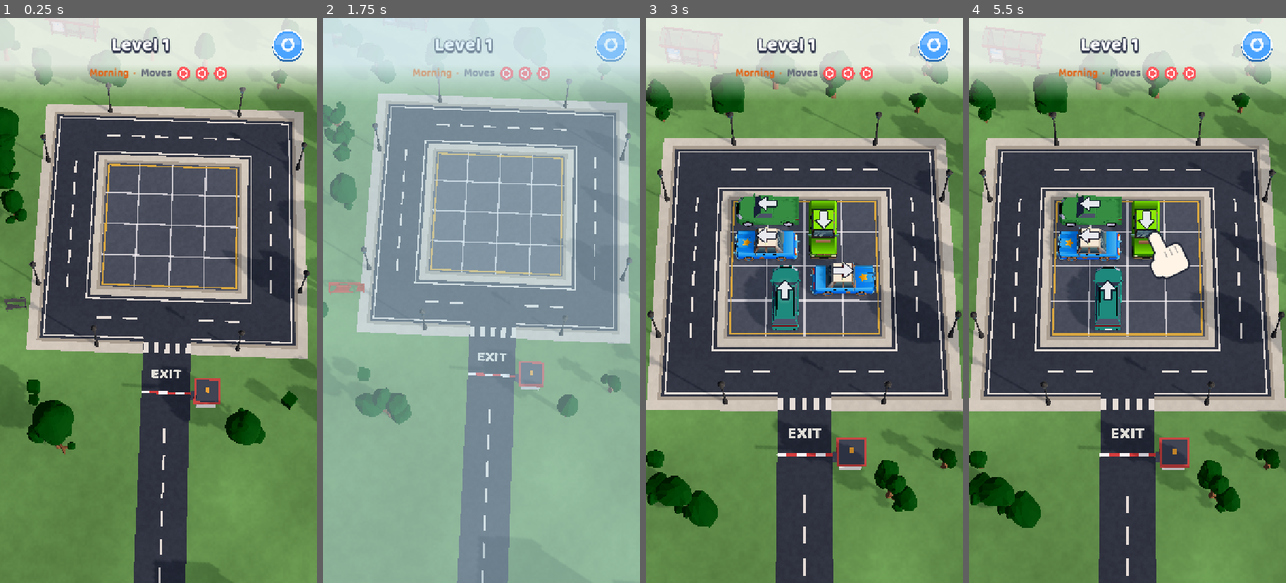
Above: before the commit, frames 1-4 (left to right).
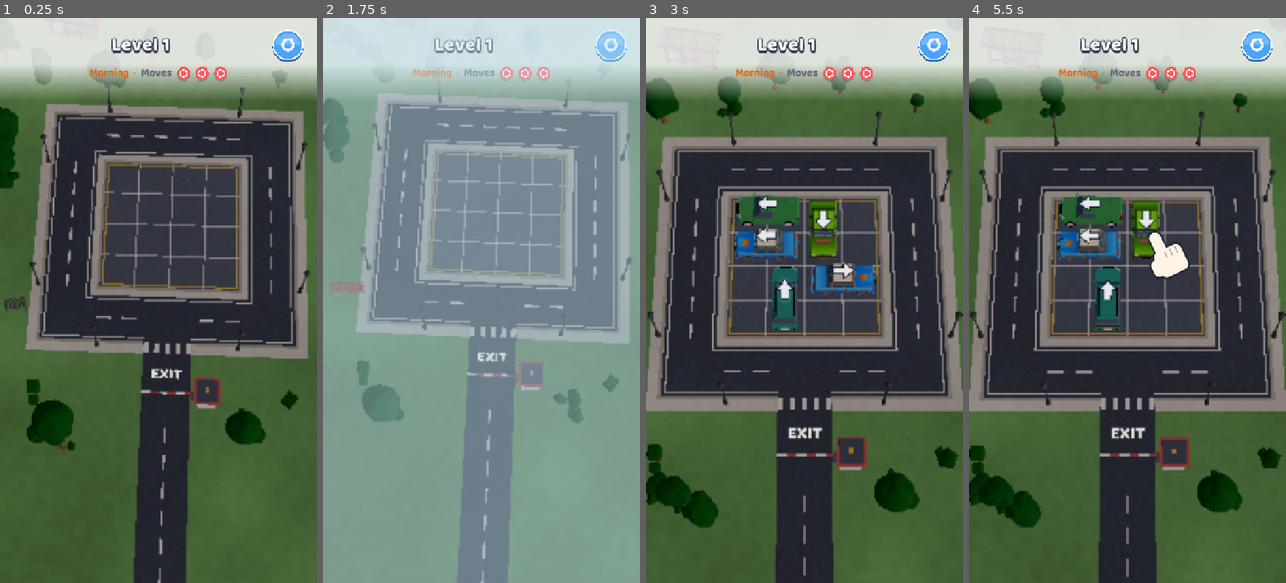
Above: after the commit, the same moments.

Repository: ismetcabbar9-oss/TRAFFIC-2D-
Game: Godot game, scene res://scenes/menu.tscn
Two runs of this game, one before a commit and one after it. Both use one fixed random seed, a clock stepped at 60 frames per second and the inputs below.
Inputs (mouse positions are in pixels of both pictures, inside the frame that each line leads up to):
- Up to frame 1 (0.25 s): no input
- Up to frame 2 (1.75 s): click (611, 46) at 0.5 s; click (611, 46) at 1.25 s
- Up to frame 3 (3 s): click (934, 46) at 2 s; move the mouse to (874, 272) at 2.77 s; click (874, 272) at 2.92 s
- Up to frame 4 (5.5 s): drag from (1064, 328) to (1111, 413) at 3.52 s; move the mouse to (1159, 176) at 4.27 s; click (1159, 176) at 4.42 s; drag from (1111, 413) to (1032, 215) at 5.02 s

The runs differ from the first frame. In frame 1, 59% of the frame differs, in the area x 0-100%, y 9-100%; in frame 2, 20%; in frame 3, 55%; in frame 4, 54%.

Commit message:
Graphics quality setting: Auto / High / Low
- Low: no shadows, the 3D view at 75% resolution, fewer trees, one ring of
  houses, less snow (busiest levels: about 25% fewer draw calls, half the
  triangles)
- Auto (default): starts low on weak devices (Compatibility renderer, 4 or
  fewer CPU cores) and switches to low for good if a level runs below 40 fps
- Settings row; dev tools keep the full look; measure_perf takes the quality

Co-Authored-By: Claude Opus 5.5 <noreply@anthropic.com>
Claude-Session: https://claude.ai/code/session_01Njhua7qEJRBPdh769J1kf5

Diff:
--- a/scripts/game/game.gd
+++ b/scripts/game/game.gd
@@ -65,6 +65,8 @@
 var _skip := false
 var _follow: VehicleView ## car the camera follows during the finale
 var _last_out: VehicleView ## the car that most recently left the lot
+var _fps_frames := 0 ## auto graphics: frames counted early in a level
+var _fps_time := 0.0
 
 @onready var board: BoardView = $Board
 @onready var pieces: Node3D = $Vehicles
@@ -197,7 +199,11 @@
 		add_child(_headlights)
 	board.theme = world_theme.board
 	board.build(level.cols, level.rows)
-	scenery.build(board.view_half_extents(), board.theme.road_width * 0.5, level.cols * 31 + level.rows, world_theme)
+	scenery.build(board.view_half_extents(), board.theme.road_width * 0.5, level.cols * 31 + level.rows, world_theme,
+			Quality.is_low(Progress))
+	Quality.apply(Progress, $Sun, get_viewport())
+	_fps_frames = 0
+	_fps_time = 0.0
 	_build_pieces()
 	# Each level is a little later in the day: morning light to sunset.
 	var hour := TimeOfDay.hour_for_level(level_index, LevelCatalog.level_count(world_index))
@@ -347,6 +353,7 @@
 	if _paused:
 		return
 	_clock += delta
+	_measure_fps(delta)
 	if session != null:
 		_refresh_bomb_offer()
 	if is_instance_valid(_follow):
@@ -686,6 +693,22 @@
 			if best < 0 or v.bomb < (session.board.vehicles[best] as VehicleState).bomb:
 				best = id
 	return best
+
+
+## Auto graphics: the average frame rate over the first seconds of a level
+## (after the intro); too slow switches to low quality right away.
+func _measure_fps(delta: float) -> void:
+	if _fps_time >= Quality.SAMPLE_SECONDS + 1.5 or Engine.time_scale != 1.0:
+		return
+	_fps_time += delta
+	if _fps_time < 1.5: # the intro glide and pop-in
+		return
+	_fps_frames += 1
+	if _fps_time >= Quality.SAMPLE_SECONDS + 1.5:
+		var fps := _fps_frames / Quality.SAMPLE_SECONDS
+		if Quality.report_fps(Progress, fps):
+			Quality.apply(Progress, $Sun, get_viewport())
+			Analytics.design("graphics:auto_low", fps)
 
 
 # --- Cut scenes --------------------------------------------------------------------
--- a/scripts/game/progress.gd
+++ b/scripts/game/progress.gd
@@ -35,6 +35,7 @@
 var music_on := true
 var vibration_on := true
 var speed_level := 1 ## index into SPEEDS
+var graphics := "auto" ## "auto", "high" or "low" (see Quality)
 var language := "auto" ## one of LANGUAGES
 
 var current_world := 0
@@ -415,6 +416,12 @@
 
 func speed_label() -> String:
 	return tr(SPEEDS[speed_level][0])
+
+
+## Steps auto -> high -> low -> auto.
+func cycle_graphics() -> void:
+	graphics = ["auto", "high", "low"][(["auto", "high", "low"].find(graphics) + 1) % 3]
+	_settings_changed()
 
 
 ## Steps auto -> English -> Türkçe -> auto.
@@ -463,7 +470,7 @@
 		"tips": tips_seen,
 		"settings": {
 			"sound": sound_on, "music": music_on, "vibration": vibration_on,
-			"speed": speed_level, "language": language,
+			"speed": speed_level, "language": language, "graphics": graphics,
 		},
 	}
 	# Write to a temp file first so a crash mid-write never corrupts the save.
@@ -508,6 +515,9 @@
 	music_on = bool(s.get("music", true))
 	vibration_on = bool(s.get("vibration", true))
 	speed_level = clampi(int(s.get("speed", 1)), 0, SPEEDS.size() - 1)
+	graphics = str(s.get("graphics", "auto"))
+	if not graphics in ["auto", "high", "low"]:
+		graphics = "auto"
 	language = s.get("language", "auto") if s.get("language", "auto") in LANGUAGES else "auto"
 	current_world = 0
 	current_level = next_open_level(0)
--- /dev/null
+++ b/scripts/game/quality.gd
@@ -0,0 +1,49 @@
+class_name Quality
+## Graphics quality: "auto" (default), "high" or "low". Low turns off shadows,
+## renders the 3D view at 75% resolution and thins out the scenery, for older
+## and cheaper phones. Auto starts low on weak devices (Compatibility
+## renderer, few CPU cores) and drops to low for good if the first levels run
+## below LOW_FPS.
+
+const LOW_FPS := 40.0
+const LOW_SCALE := 0.75
+const SAMPLE_SECONDS := 6.0 ## how long auto mode measures a level
+
+
+static func is_low(progress: Node) -> bool:
+	match progress.graphics:
+		"low":
+			return true
+		"high":
+			return false
+	return progress.flag("auto_low_graphics") or weak_device()
+
+
+static func weak_device() -> bool:
+	if _dev_tool():
+		return false # screenshots and measurements use the full look unless asked
+	return RenderingServer.get_current_rendering_method() == "gl_compatibility" or OS.get_processor_count() <= 4
+
+
+## A dev tool script drives the game (its main loop has a script).
+static func _dev_tool() -> bool:
+	return (Engine.get_main_loop() as Object).get_script() != null
+
+
+## Applies the setting to the game scene's light and viewport (the scenery
+## asks is_low itself when it is built).
+static func apply(progress: Node, sun: DirectionalLight3D, viewport: Viewport) -> void:
+	var low := is_low(progress)
+	sun.shadow_enabled = not low
+	viewport.scaling_3d_scale = LOW_SCALE if low else 1.0
+
+
+## Auto mode: frame rate measured during a level; below LOW_FPS the game
+## stays on low from now on. Returns true if it just switched.
+static func report_fps(progress: Node, fps: float) -> bool:
+	if progress.graphics != "auto" or is_low(progress) or fps >= LOW_FPS:
+		return false
+	if _dev_tool():
+		return false # slow off-screen renders say nothing about a player's phone
+	progress.set_flag("auto_low_graphics")
+	return true
--- a/scripts/ui/level_select.gd
+++ b/scripts/ui/level_select.gd
@@ -640,6 +640,7 @@
 	_setting_row(rows, "SET_VIBRATION", tr("ON") if Progress.vibration_on else tr("OFF"),
 			func(): Progress.set_vibration(not Progress.vibration_on))
 	_setting_row(rows, "SET_SPEED", Progress.speed_label(), Progress.cycle_speed)
+	_setting_row(rows, "SET_GRAPHICS", tr("GFX_" + Progress.graphics.to_upper()), Progress.cycle_graphics)
 	_setting_row(rows, "SET_LANGUAGE", tr({"auto": "LANG_AUTO", "en": "LANG_EN", "tr": "LANG_TR"}[Progress.language]),
 			Progress.cycle_language)
 
--- a/scripts/view/scenery.gd
+++ b/scripts/view/scenery.gd
@@ -13,13 +13,16 @@
 var _rng := RandomNumberGenerator.new()
 var _taken: Array[Rect2] = [] ## footprints already used (XZ)
 var _placements := {} ## model path -> Array[Transform3D]
+var _sparse := false
 var _theme: WorldTheme
 var _lamp_spots: Array[Vector3] = [] ## lamp heads, for the night glow
 
 
 ## `inner_half`: half extents of the outer pavement edge; nothing goes inside.
 ## `exit_half_width`: half width of the exit road running down from the ring.
-func build(inner_half: Vector2, exit_half_width: float, seed_value: int, theme: WorldTheme) -> void:
+## `sparse`: low graphics quality - fewer trees, one ring of houses, less snow.
+func build(inner_half: Vector2, exit_half_width: float, seed_value: int, theme: WorldTheme, sparse := false) -> void:
+	_sparse = sparse
 	for child in get_children():
 		child.queue_free()
 	_taken.clear()
@@ -68,7 +71,7 @@
 
 ## Trees and bushes just outside the pavement; bottom side gets bushes only.
 func _add_belt(inner_half: Vector2) -> void:
-	var attempts := 140
+	var attempts := 60 if _sparse else 140
 	for i in attempts:
 		var side := _rng.randi_range(0, 3)
 		var depth := _rng.randf_range(0.9, 4.5)
@@ -91,7 +94,7 @@
 ## Shops and houses in a ring further out, facing the road.
 func _add_houses(inner_half: Vector2) -> void:
 	var radius := _theme.building_radius
-	for ring in 2:
+	for ring in (1 if _sparse else 2):
 		var gap := 6.2 + ring * 8.0 + (radius - 3.6)
 		var outer := inner_half + Vector2.ONE * gap
 		for side in 4:
@@ -207,7 +210,7 @@
 ## Light snowfall over the board (soft white flakes drifting down).
 func _add_snowfall(inner_half: Vector2) -> void:
 	var flakes := CPUParticles3D.new()
-	flakes.amount = 260
+	flakes.amount = 110 if _sparse else 260
 	flakes.lifetime = 7.0
 	flakes.preprocess = 7.0
 	flakes.emission_shape = CPUParticles3D.EMISSION_SHAPE_BOX
--- a/tools/measure_perf.gd
+++ b/tools/measure_perf.gd
@@ -1,6 +1,6 @@
 extends SceneTree
 ## Dev helper: opens a level and prints render statistics.
-## Usage (under xvfb-run): godot --path . --script res://tools/measure_perf.gd -- <level_number> [world_number]
+## Usage (under xvfb-run): godot --path . --script res://tools/measure_perf.gd -- <level_number> [world_number] [high|low]
 
 func _initialize() -> void:
 	var args := OS.get_cmdline_user_args()
@@ -8,6 +8,7 @@
 	var progress := root.get_node("Progress")
 	progress.current_level = int(args[0]) - 1 if args.size() > 0 else 9
 	progress.current_world = int(args[1]) - 1 if args.size() > 1 else 0
+	progress.graphics = args[2] if args.size() > 2 else "high"
 	progress.tips_seen = ["CARGO", "TURN", "LOCK", "GATE", "PIT", "TANKER", "BOMB"]
 	root.add_child(load("res://scenes/game.tscn").instantiate())
 	for i in 30:
--- a/translations/strings.csv
+++ b/translations/strings.csv
@@ -300,3 +300,7 @@
 STAR_CHEST_OPEN,Open the chest!,Sandığı aç!
 STAR_CHEST_GOT,"+%d coins and +%d %s","+%d jeton ve +%d %s"
 STAR_CHEST_DOUBLE,Open x2 · watch an ad,x2 aç · reklam izle
+SET_GRAPHICS,Graphics,Grafik
+GFX_AUTO,Auto,Otomatik
+GFX_HIGH,High,Yüksek
+GFX_LOW,Low (faster),Düşük (daha akıcı)
Not shown, added: scripts/game/quality.gd.uid
Binary file changed: translations/strings.en.translation
Binary file changed: translations/strings.tr.translation
